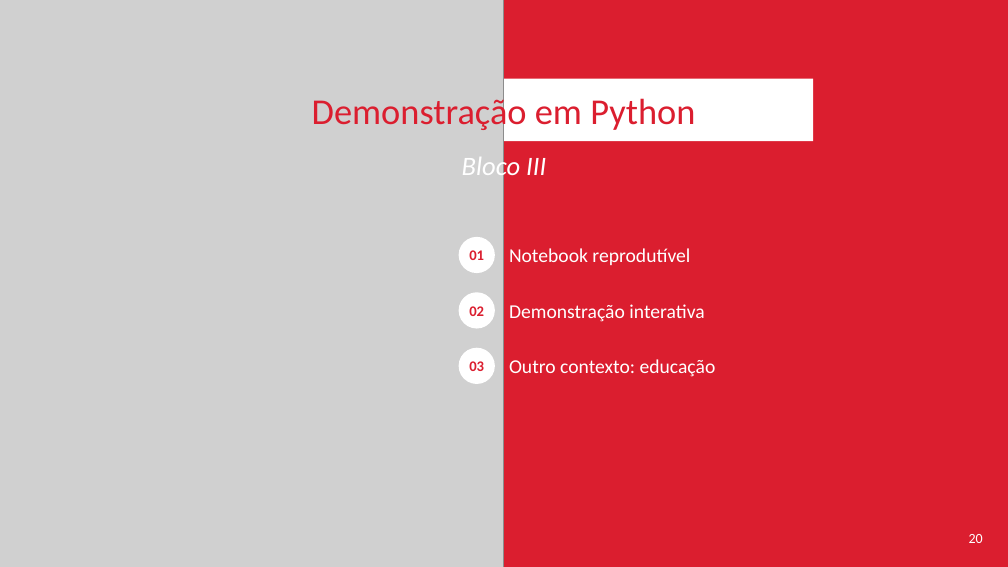
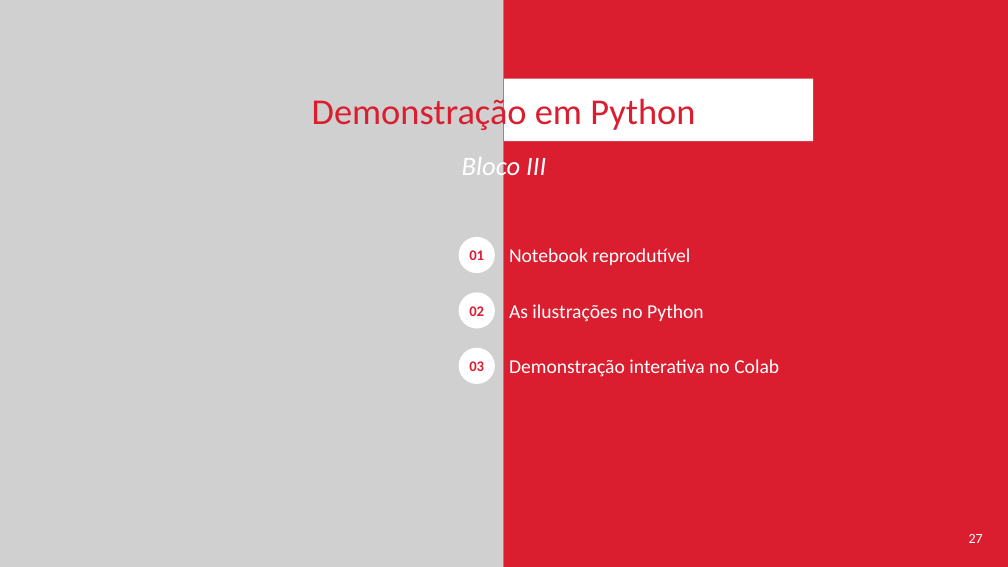
Before and after one commit to RodrigoSantosB/mcnemar-safe-fall, a slide deck: slide 27 of slides/apresentacao_mcnemar_safe_fall.pptx (slide 20 before the commit). Drawn at 1008x567 pixels with LibreOffice and Linux fonts; fonts in the diff are those of the drawing; grey boxes stand for pictures. Boxes give left, top, right and bottom in pixels: in the first picture for what was removed or moved away, otherwise in the second. Text is boxed around its words. In the diff, an @@ line names an element or a change of style, - is before the commit and + after.

```diff
--- a/slides/apresentacao_mcnemar_safe_fall.pptx
+++ b/slides/apresentacao_mcnemar_safe_fall.pptx
@@ text at [509,304,704,322]: text changed @@
-Demonstração interativa
+As ilustrações no Python
@@ text at [509,359,779,377]: text changed @@
-Outro contexto: educação
+Demonstração interativa no Colab
@@ text at [969,534,983,543]: text changed @@
-20
+27
```
Also in this commit, not shown: 15 other slides changed, 14 slides added, 9 slides removed, 49 other files.
